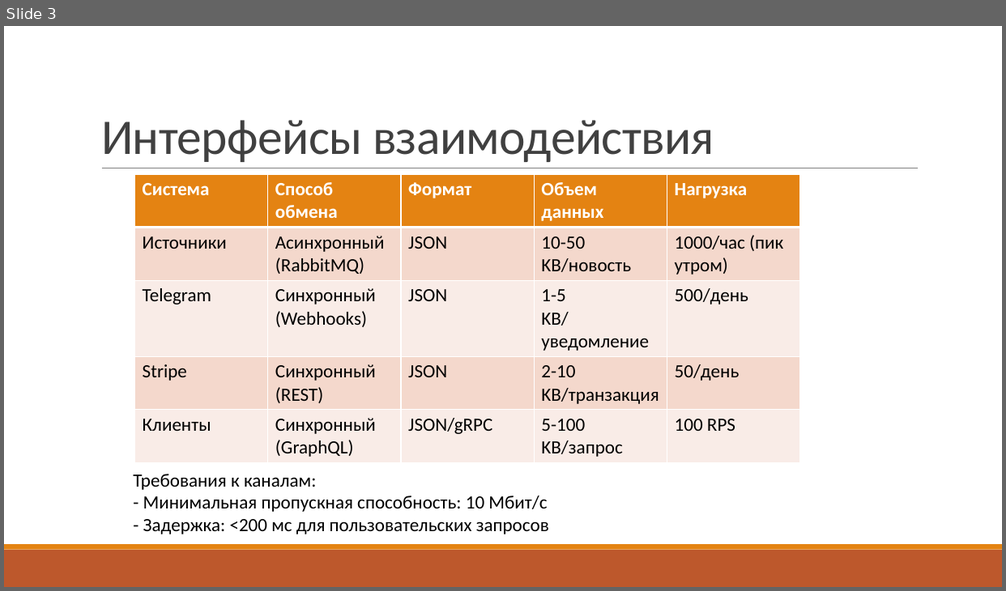
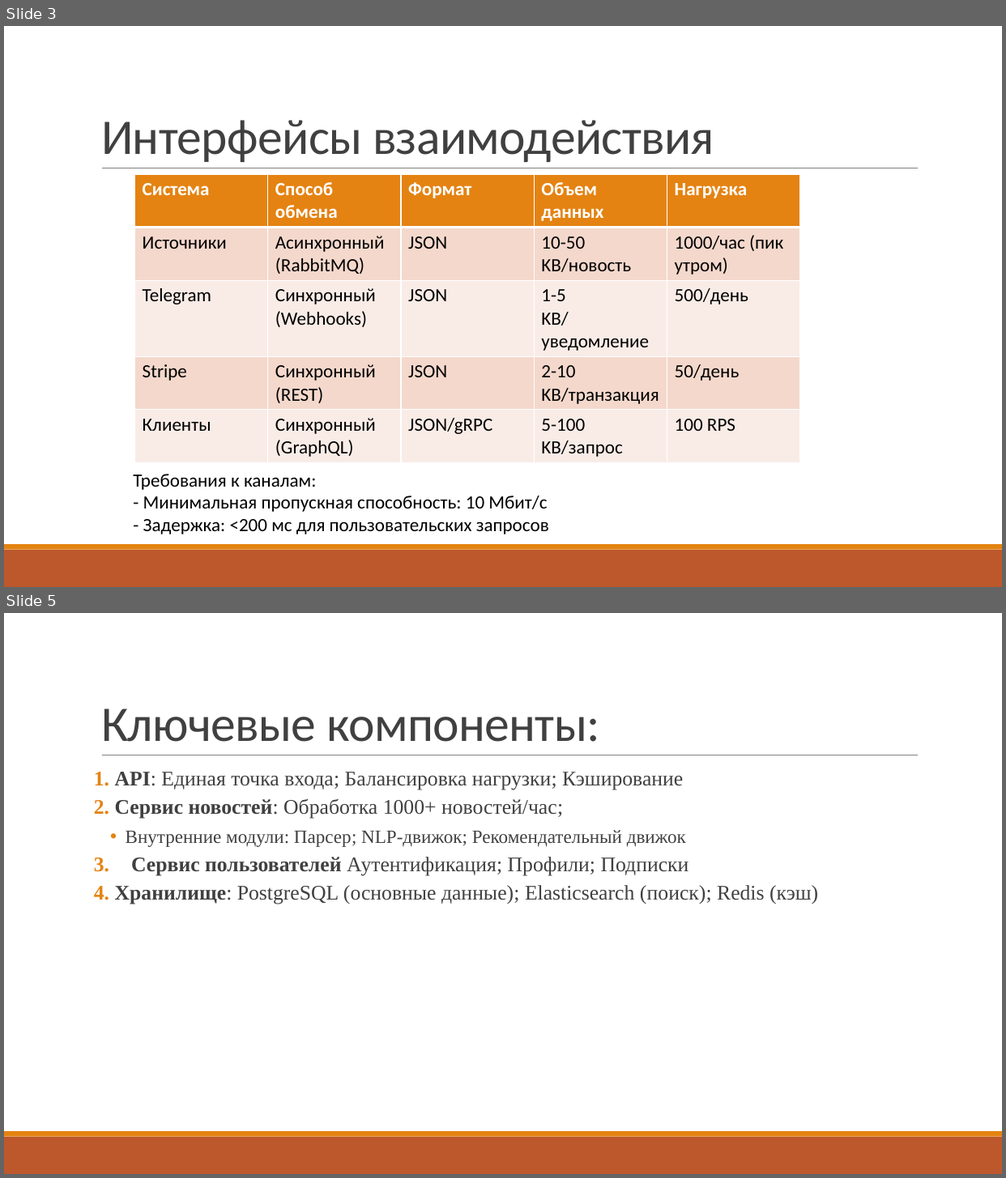
Before and after one commit to markru37/engineering-systems, a slide deck: forEdits/Iter4/Iter4_1.pptx. Shown one above the other, each under a label of ours: slide 3 before the commit, slides 3 and 5 after it; the slides between them are not shown. The pictures are 1006x591 and 1006x1178 pixels, drawn with LibreOffice and Linux fonts; fonts in the diff are those of the drawing. Boxes give left, top, right and bottom in pixels: in the first picture for what was removed or moved away, otherwise in the second. Text is boxed around its words. In the diff, an @@ line names an element or a change of style, - is before the commit and + after.

```diff
--- a/forEdits/Iter4/Iter4_1.pptx
+++ b/forEdits/Iter4/Iter4_1.pptx
@@ slide 5 added at bbox=[4, 613, 1002, 1174], background #FFFFFF; not listed: 3 template elements that a slide beside it also shows @@
@@ title added at bbox=[101, 709, 600, 742], 48 pt, text #404040 @@
+Ключевые компоненты:
@@ text added at bbox=[115, 772, 818, 904], 20 pt, text #404040 @@
+1. API: Единая точка входа; Балансировка нагрузки; Кэширование
+2. Сервис новостей: Обработка 1000+ новостей/час;
+  • Внутренние модули: Парсер; NLP-движок; Рекомендательный движок
+3. Сервис пользователей Аутентификация; Профили; Подписки
+4. Хранилище: PostgreSQL (основные данные); Elasticsearch (поиск); Redis (кэш)
```
Also in this commit, not shown: 4 other slides added, 2 slides removed.
